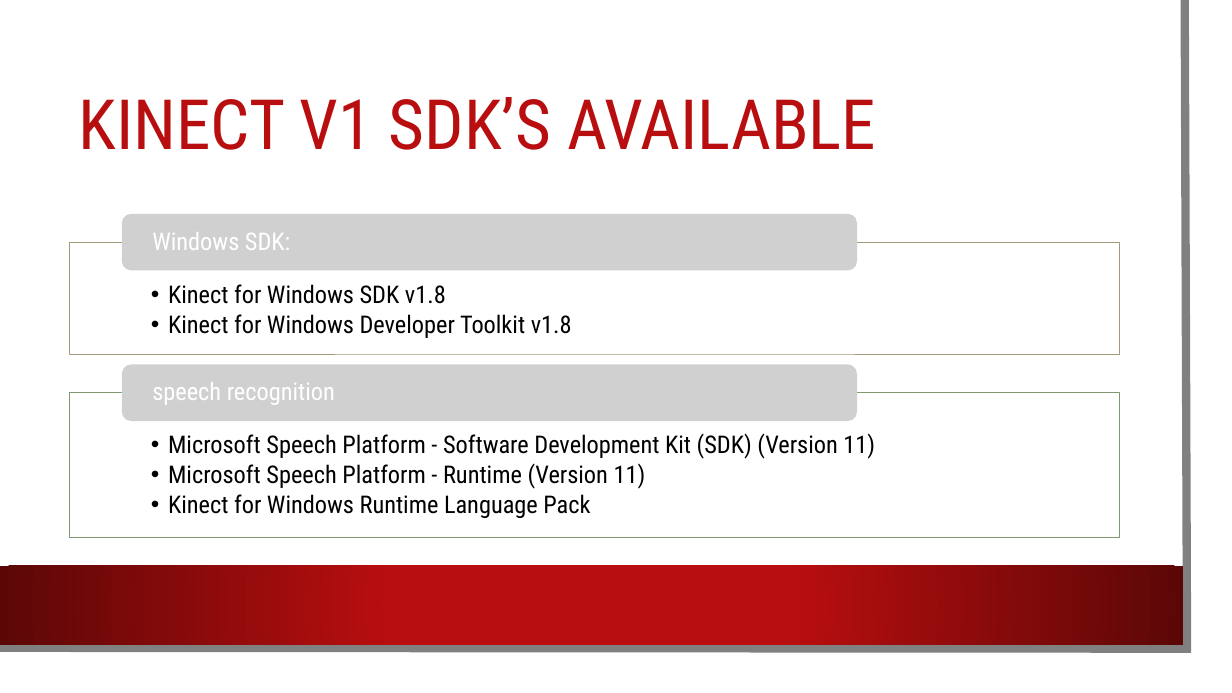
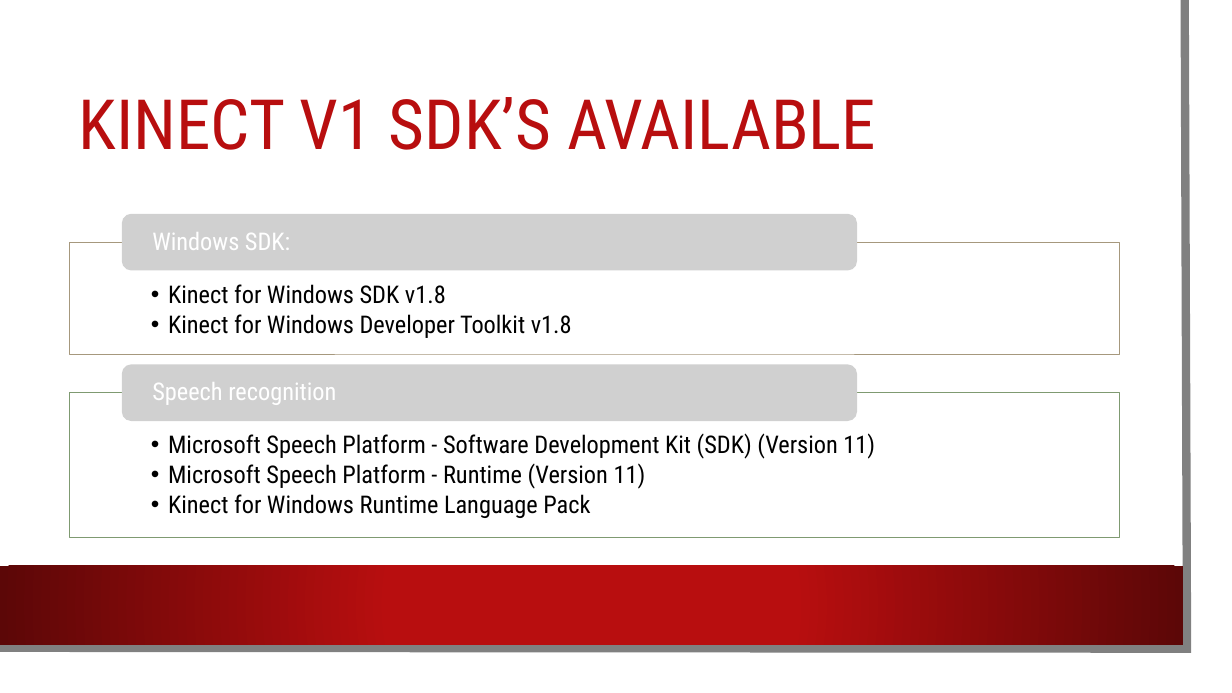
Before and after one commit to cristina1997/Gesture_Based_UI_Project, a slide deck: slide 9 of GestureUI-Presentation.pptx. Drawn at 1232x693 pixels with LibreOffice and Linux fonts; fonts in the diff are those of the drawing; grey boxes stand for pictures; background and template pictures are left out. Boxes give left, top, right and bottom in pixels: in the first picture for what was removed or moved away, otherwise in the second. Text is boxed around its words. In the diff, an @@ line names an element or a change of style, - is before the commit and + after.

```diff
--- a/GestureUI-Presentation.pptx
+++ b/GestureUI-Presentation.pptx
@@ text at <box>152,382,336,405</box>: text changed @@
-speech recognition
+Speech recognition
```
Also in this commit, not shown: 1 other slide changed.
